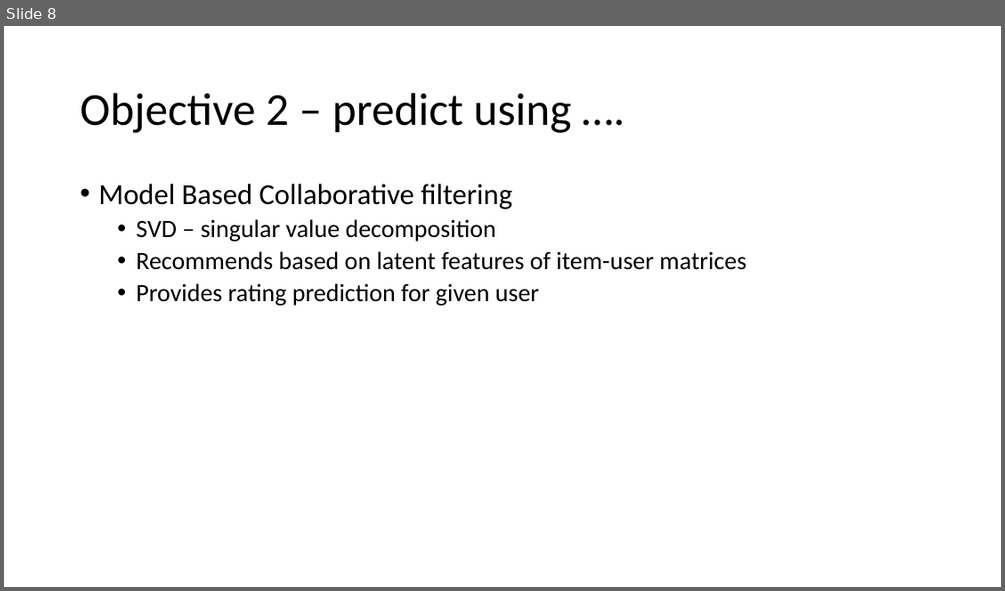
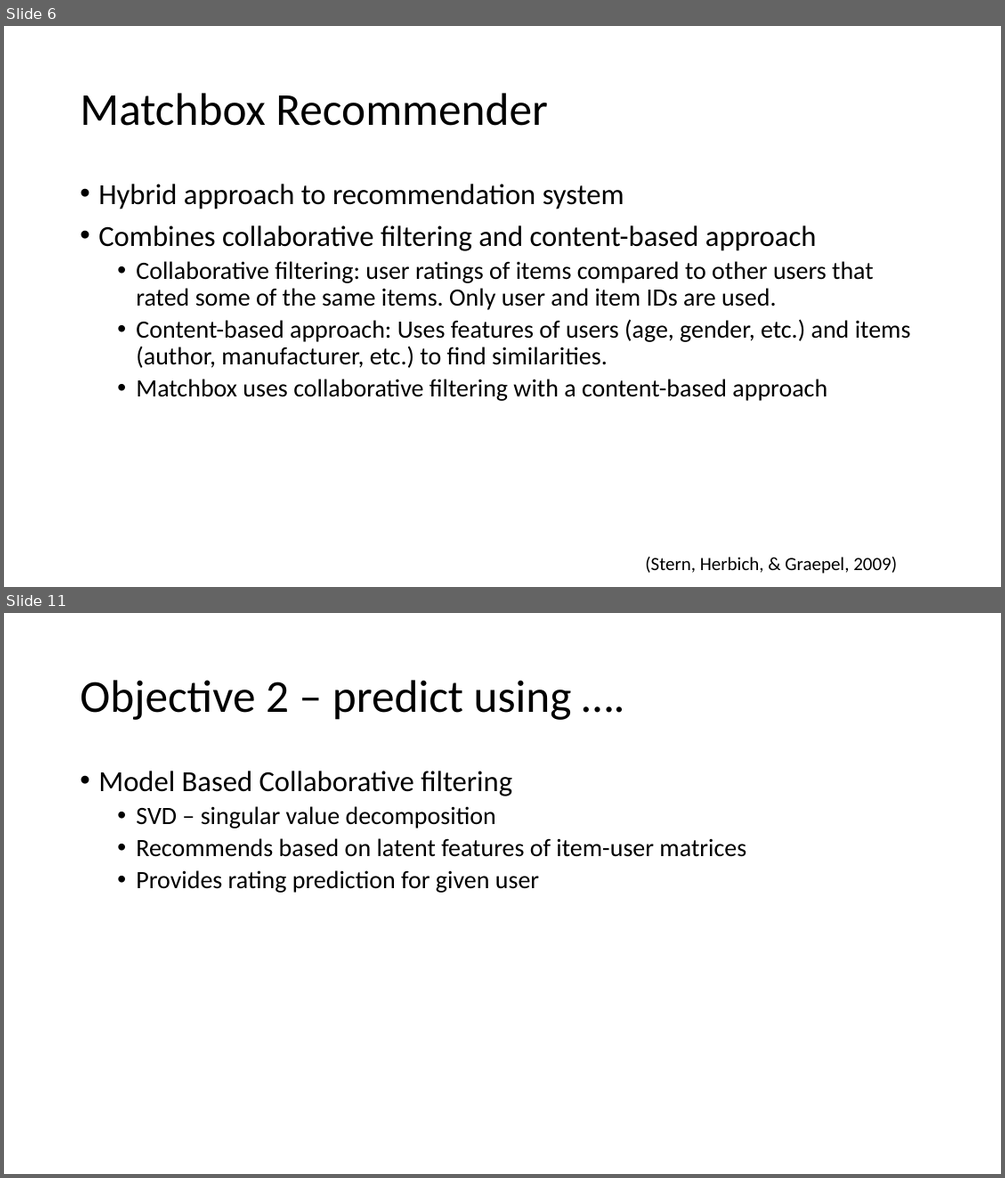
Before and after one commit to deejayrusso/Movie-Recommendation-System, a slide deck: Data Mining Project.pptx. Shown one above the other, each under a label of ours: slide 8 before the commit, slides 6 and 11 after it; the slides between them are not shown. The pictures are 1005x591 and 1005x1178 pixels, drawn with LibreOffice and Linux fonts; fonts in the diff are those of the drawing. Boxes give left, top, right and bottom in pixels: in the first picture for what was removed or moved away, otherwise in the second. Text is boxed around its words. In the diff, an @@ line names an element or a change of style, - is before the commit and + after.

```diff
--- a/Data Mining Project.pptx
+++ b/Data Mining Project.pptx
@@ slide 6 added at [4,26,1001,587], background #FFFFFF @@
@@ title added at [80,93,548,126], 44 pt, text #000000 @@
+Matchbox Recommender
@@ text added at [98,184,911,401], 24 pt, text #000000 @@
+• Hybrid approach to recommendation system
+• Combines collaborative filtering and content-based approach
+  • Collaborative filtering: user ratings of items compared to other users that rated some of the same items. Only user and item IDs are used.
+  • Content-based approach: Uses features of users (age, gender, etc.) and items (author, manufacturer, etc.) to find similarities.
+  • Matchbox uses collaborative filtering with a content-based approach
@@ text added at [645,556,897,573], 18 pt, text #000000 @@
+(Stern, Herbich, & Graepel, 2009)
@@ what was slide 8 is now slide 11 @@
```
Also in this commit, not shown: 4 slides changed, 7 other slides added, 2 slides removed, 1 other file.
